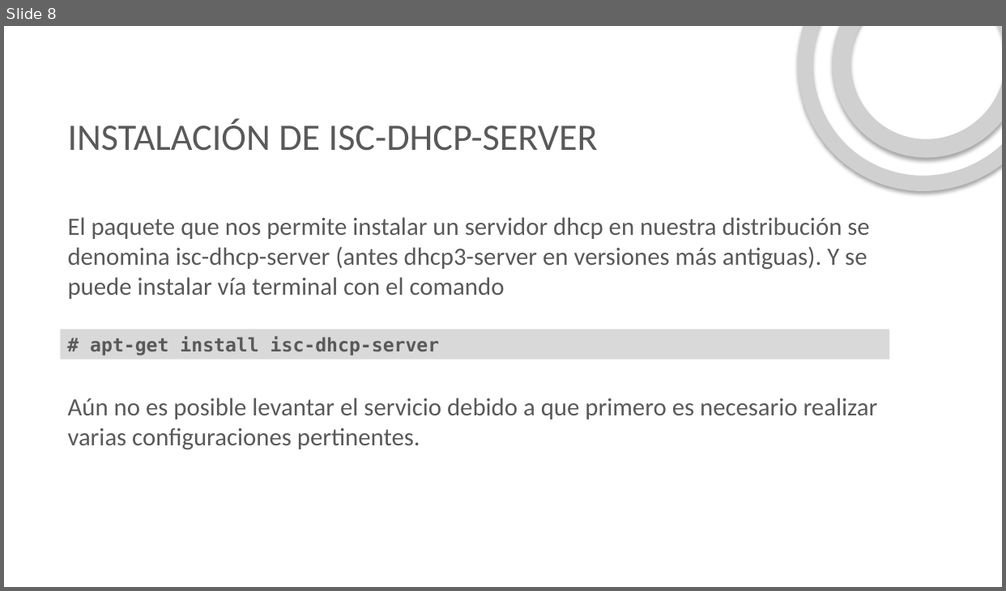
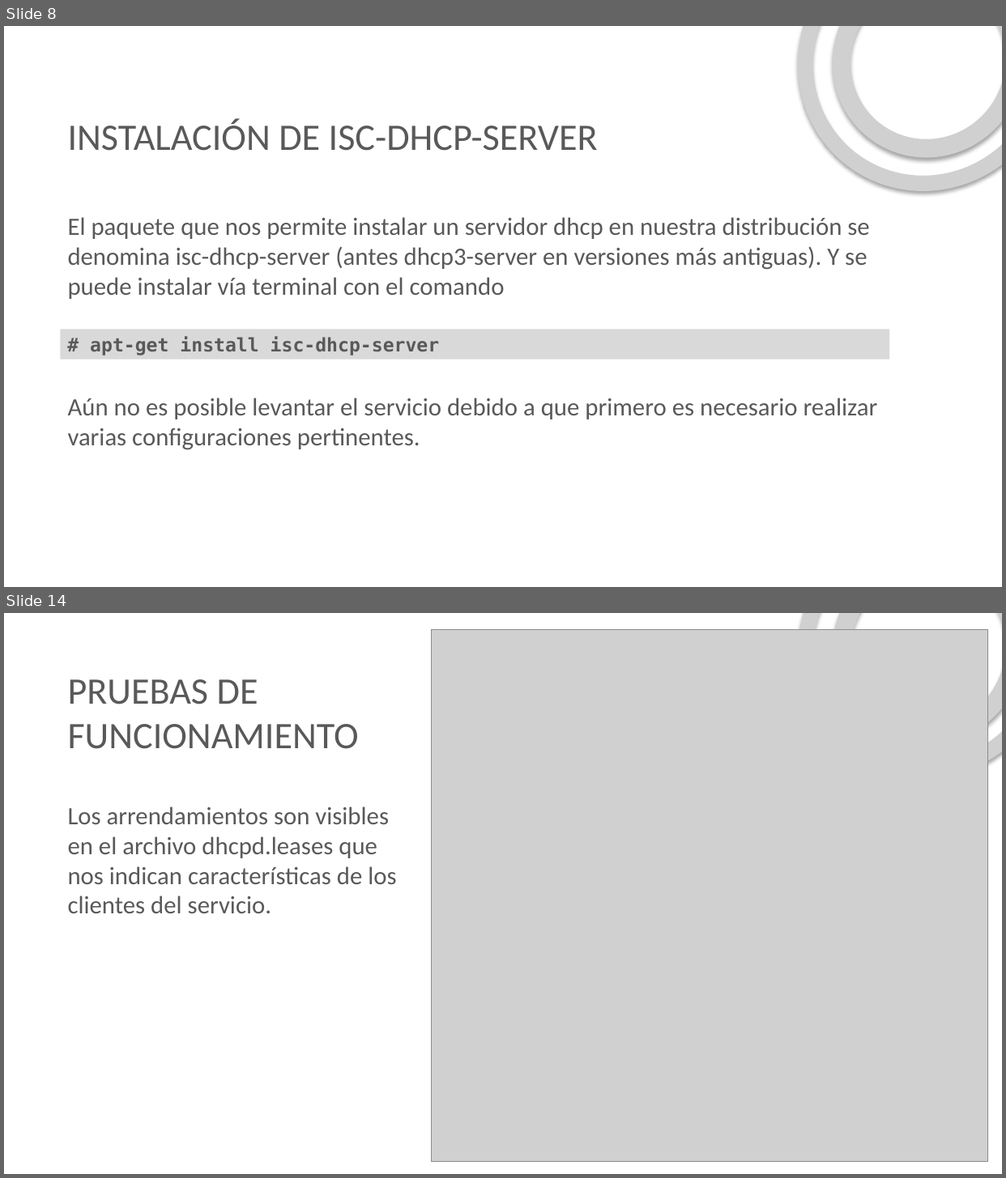
Before and after one commit to ftapia23/servicioRed, a slide deck: presentacion/DHCP.pptx. Shown one above the other, each under a label of ours: slide 8 before the commit, slides 8 and 14 after it; the slides between them are not shown. The pictures are 1006x591 and 1006x1178 pixels, drawn with LibreOffice and Linux fonts; fonts in the diff are those of the drawing; grey boxes stand for pictures; background and template pictures are left out. Boxes give left, top, right and bottom in pixels: in the first picture for what was removed or moved away, otherwise in the second. Text is boxed around its words. In the diff, an @@ line names an element or a change of style, - is before the commit and + after.

```diff
--- a/presentacion/DHCP.pptx
+++ b/presentacion/DHCP.pptx
@@ slide 14 added at [4, 613, 1002, 1174], background picture (left out) @@
@@ picture added at [432, 630, 987, 1162] @@
@@ picture added at [746, 613, 1002, 830] @@
@@ picture added at [795, 613, 1002, 783] @@
@@ title added at [68, 679, 359, 749], 36 pt, text #595959 @@
+PRUEBAS DE FUNCIONAMIENTO
@@ text added at [68, 807, 396, 914], 24 pt, text #595959 @@
+Los arrendamientos son visibles en el archivo dhcpd.leases que nos indican características de los clientes del servicio.
```
Also in this commit, not shown: 2 slides changed, 5 other slides added, 2 slides removed, 2 other files.
